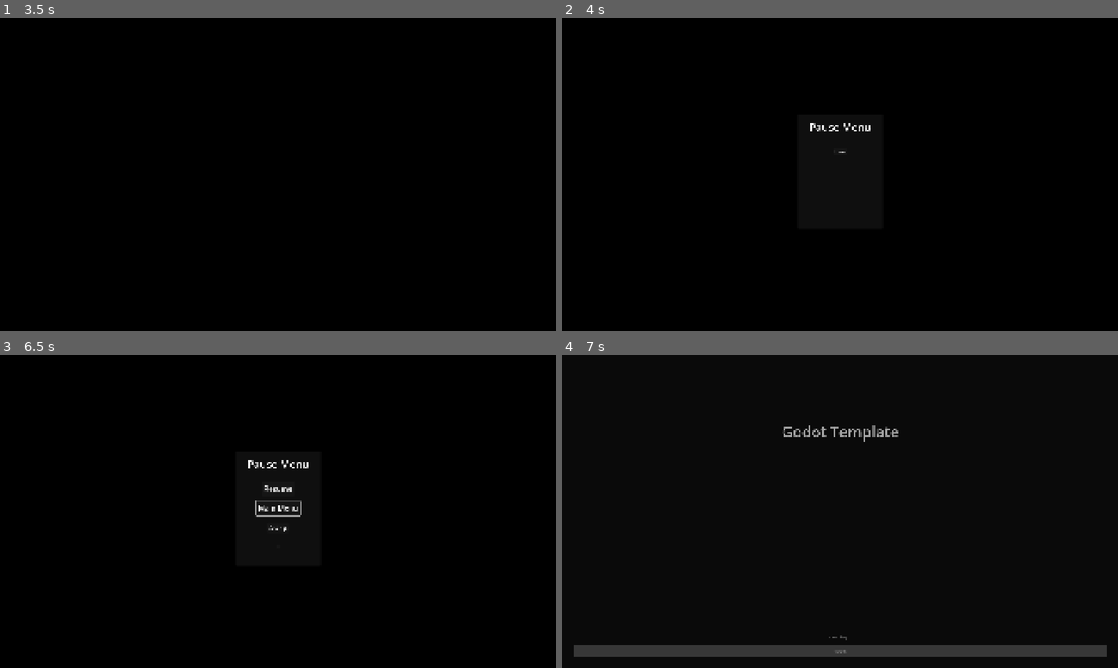
Above: before the commit, frames 1-4 (two rows, left to right).
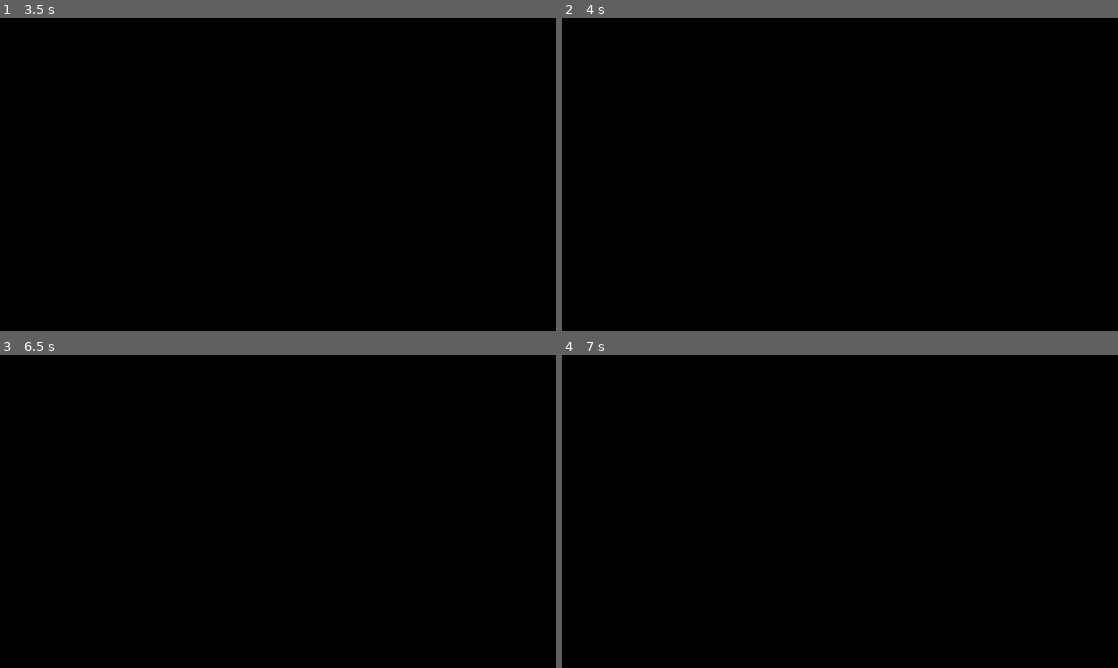
Above: after the commit, the same moments.

Repository: KittenHero/godot-template
Game: Godot game, scene res://ui/main_menu/main_menu.tscn
The game is run twice, just before and just after one commit, with the same random seed, the same clock (stepped at 60 frames per second) and the same inputs.
Inputs (mouse positions are in pixels of both pictures, inside the frame that each line leads up to):
- Up to frame 1 (3.5 s): click "Start" at 0.5 s; click "Start" at 1.25 s; tap Enter (ui_menu, bound only before the commit) at 2 s; move the mouse to (400, 158) at 2.02 s; hold Up (ui_up) 2.03-2.78 s; click (400, 158) at 2.17 s; tap Space at 2.75 s; move the mouse to (166, 190) at 2.77 s; hold Down (ui_down) from 2.78 s (still down); click (166, 190) at 2.92 s
- Up to frame 2 (4 s): tap Enter (ui_menu, bound only before the commit) at 3.5 s; move the mouse to (895, 105) at 3.52 s; release Down (ui_down) at 3.53 s; hold Up (ui_up) from 3.53 s (still down); click (895, 105) at 3.67 s
- Up to frame 3 (6.5 s): release Up (ui_up) at 4.25 s; click (278, 489) at 4.25 s, where only the run before the commit has a clickable "Resume"; tap Space at 5 s; move the mouse to (250, 574) at 5.02 s; hold Up (ui_up) 5.03-5.78 s; click (250, 574) at 5.17 s; tap Enter (ui_menu, bound only before the commit) at 5.75, 6.4 s; move the mouse to (444, 558) at 5.77 s; hold Down (ui_down) from 5.78 s (still down); click (444, 558) at 5.92 s
- Up to frame 4 (7 s): release Down (ui_down) at 6.5 s; click (840, 508) at 6.5 s, where only the run before the commit has a clickable "Main Menu"

Frame 1 is identical in both runs. In frame 2, 0.1% of the frame differs, in the area x 44-56%, y 33-44%; in frame 3, 0.4%; in frame 4, 4.0%, in the area x 2-98%, y 22-97%.

Commit message:
improve control mapping

Diff:
--- a/godot/autoload/settings/settings.gd
+++ b/godot/autoload/settings/settings.gd
@@ -2,6 +2,10 @@
 
 const PATH = "user://settings.cfg"
 var loaded := false
+var current_input_scheme := Action.InputScheme.KEYBOARD_AND_MOUSE:
+	set(value):
+		current_input_scheme = value
+		control_reset.emit()
 
 @export var action_remap := {}:
 	set(value):
@@ -40,5 +44,13 @@
 	for action in config.get_section_keys("Keybind"):
 		var value: InputEvent = config.get_value("Keybind", action)
 		action_remap[action] = value
-		InputMap.action_erase_events(action)
+		var scheme := Action.scheme(value)
+		for event in InputMap.action_get_events(action):
+			if Action.scheme(event) == scheme:
+				InputMap.action_erase_event(action, event)
 		InputMap.action_add_event(action, value)
+
+func _unhandled_input(event: InputEvent) -> void:
+	var scheme := Action.scheme(event)
+	if scheme != Action.InputScheme.UNSUPPORTED:
+		current_input_scheme = scheme
--- a/godot/project.godot
+++ b/godot/project.godot
@@ -117,8 +117,12 @@
 ui_menu={
 "deadzone": 0.5,
 "events": [Object(InputEventKey,"resource_local_to_scene":false,"resource_name":"","device":0,"window_id":0,"alt_presse …(194 unchanged characters)…
-, Object(InputEventJoypadButton,"resource_local_to_scene":false,"resource_name":"","device":-1,"button_index":6,"pressure":0.0,"pressed":false,"script":null)
-, Object(InputEventKey,"resource_local_to_scene":false,"resource_name":"","device":-1,"window_id":0,"alt_pressed":false,"shift_pressed":false,"ctrl_pressed":false,"meta_pressed":false,"pressed":false,"keycode":0,"physical_keycode":4194309,"key_label":0,"unicode":0,"location":0,"echo":false,"script":null)
+]
+}
+pause={
+"deadzone": 0.2,
+"events": [Object(InputEventKey,"resource_local_to_scene":false,"resource_name":"","device":-1,"window_id":0,"alt_pressed":false,"shift_pressed":false,"ctrl_pressed":false,"meta_pressed":false,"pressed":false,"keycode":0,"physical_keycode":4194309,"key_label":0,"unicode":0,"location":0,"echo":false,"script":null)
+, Object(InputEventJoypadButton,"resource_local_to_scene":false,"resource_name":"","device":-1,"button_index":6,"pressure":0.0,"pressed":true,"script":null)
 ]
 }
 
--- a/godot/ui/settings_menu/input/action.gd
+++ b/godot/ui/settings_menu/input/action.gd
@@ -3,3 +3,41 @@
 
 @export var name : StringName
 @export var label : String
+
+enum InputScheme {
+	KEYBOARD_AND_MOUSE,
+	GAMEPAD,
+	UNSUPPORTED,
+}
+
+static func scheme(event: InputEvent) -> InputScheme:
+	if event is InputEventKey or event is InputEventMouseButton or event is InputEventMouseMotion:
+		return InputScheme.KEYBOARD_AND_MOUSE
+	if event is InputEventJoypadButton or event is InputEventJoypadMotion and abs((event as InputEventJoypadMotion).axis_value) > 0.5:
+		return InputScheme.GAMEPAD
+	return InputScheme.UNSUPPORTED
+
+static func display_text(event: InputEvent) -> String:
+	if event is InputEventMouseButton:
+		return event.as_text()
+	if event is InputEventKey:
+		var keyevenet := event as InputEventKey
+		if keyevenet.physical_keycode:
+			var keycode := DisplayServer.keyboard_get_keycode_from_physical(keyevenet.physical_keycode)
+			return OS.get_keycode_string(keycode)
+		return event.as_text()
+	# TODO: unhack game pad
+	if event is InputEventJoypadButton:
+		var text := event.as_text()
+		var begin := text.find("(") + 1
+		var end := text.find(")", begin)
+		text = text.substr(begin, end - begin).split(",")[0]
+		return text
+	if event is InputEventJoypadMotion:
+		var text := event.as_text()
+		var begin := text.find("(") + 1
+		var end := text.find(")", begin)
+		text = text.substr(begin, end - begin).split(",")[0]
+		return ("+ %s" if event.axis_value > 0.0 else "- %s") % text
+
+	return event.as_text()
--- a/godot/ui/settings_menu/input/action_remap_button.gd
+++ b/godot/ui/settings_menu/input/action_remap_button.gd
@@ -13,16 +13,18 @@
 
 func reload() -> void:
 	if not InputMap.has_action(action): return
-	mapped_event = InputMap.action_get_events(action)[0]
-	text = mapped_event.as_text()
+	for event in InputMap.action_get_events(action):
+		if Action.scheme(event) == Settings.current_input_scheme:
+			mapped_event = event
+			text = Action.display_text(mapped_event)
 
 func remap_action_to(event: InputEvent) -> void:
 	if not InputMap.has_action(action): return
-	InputMap.action_erase_events(action)
+	InputMap.action_erase_event(action, event)
 	InputMap.action_add_event(action, event)
 	Settings.action_remap[action] = event
 	mapped_event = event
-	text = event.as_text()
+	text = Action.display_text(event)
 
 func _on_pressed() -> void:
 	set_process_input(true)
@@ -32,6 +34,7 @@
 	if event.is_released(): return
 	if not (
 		event is InputEventKey
+		or event is InputEventMouseButton
 		or event is InputEventJoypadButton
 		or event is InputEventJoypadMotion and abs((event as InputEventJoypadMotion).axis_value) > 0.5
 	):
--- a/godot/ui/settings_menu/input/input.tscn
+++ b/godot/ui/settings_menu/input/input.tscn
@@ -6,7 +6,7 @@
 
 [sub_resource type="Resource" id="Resource_ymdks"]
 script = ExtResource("2_ymdks")
-name = &"ui_menu"
+name = &"pause"
 label = "Menu"
 metadata/_custom_type_script = "uid://ce5ws5u0dvg68"
 
